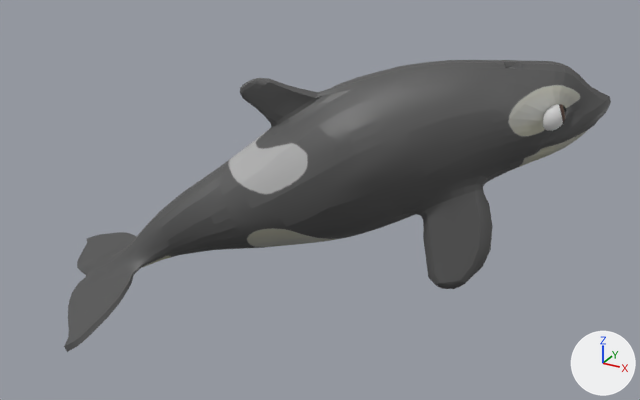
The FBX model FirstPersonWhale/Assets/Animation/scarlet_look_at_pod.fbx: old version first, new version second.
Before and after are seen from a 50 mm lens placed at (3.55, -4.44, 2.4), pointed at (1.47, -0.68, 0.51). The axes (+X, +Y, +Z) are drawn at lower right. The lights are the same throughout. Both versions are drawn at frame 92 of the action 'Take 001'; the numbers are the values there.

Names of what the first picture shows: 'luna:luna_geo', 'luna:right_eye_geo'.
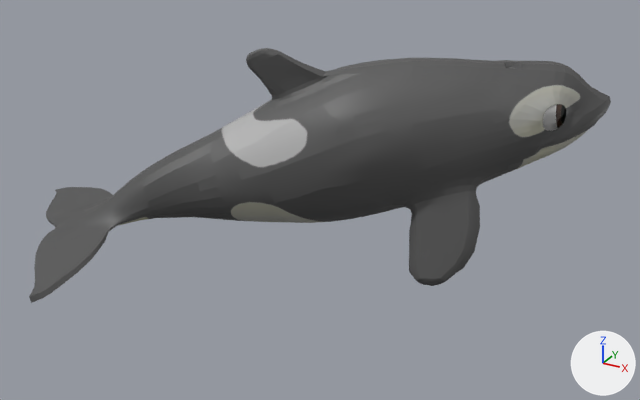
Boxes [x1, y1, x2, y2] around the edits, measured in the pictures (640 x 400 px):
'luna:luna_geo', posed (6% wider, 13% shorter): before [64, 60, 611, 352]; after [29, 48, 611, 303]
bone 'luna:center_root_bind_joint', root to tip: before (467, 121) to (452, 69); after (467, 121) to (462, 67)
bone 'luna:left_eye_bind_joint', root to tip: before (536, 87) to (532, 71); after (536, 87) to (533, 70)
bone 'luna:right_eye_bind_joint', root to tip: before (544, 112) to (545, 130); after (544, 112) to (544, 130)

The edits, one by one:
Bone 'luna:center_root_bind_joint' (bone_luna_center_root_bind_joint) turns from (25, 119, 38) to (8, 116, 19) degrees about its own x, y and z.
Bone 'luna:center_neck_bind_joint' (bone_luna_center_neck_bind_joint) turns from (0, -1, 9) to (0, -1, 0) degrees about its own x, y and z.
Bone 'luna:left_eye_bind_joint' (bone_luna_left_eye_bind_joint) turns from (4, 24, 9) to (0, 3, 4) degrees about its own x, y and z.
Bone 'luna:right_eye_bind_joint' (bone_luna_right_eye_bind_joint) turns from (0, -2, 0) to (-2, 19, -5) degrees about its own x, y and z.
